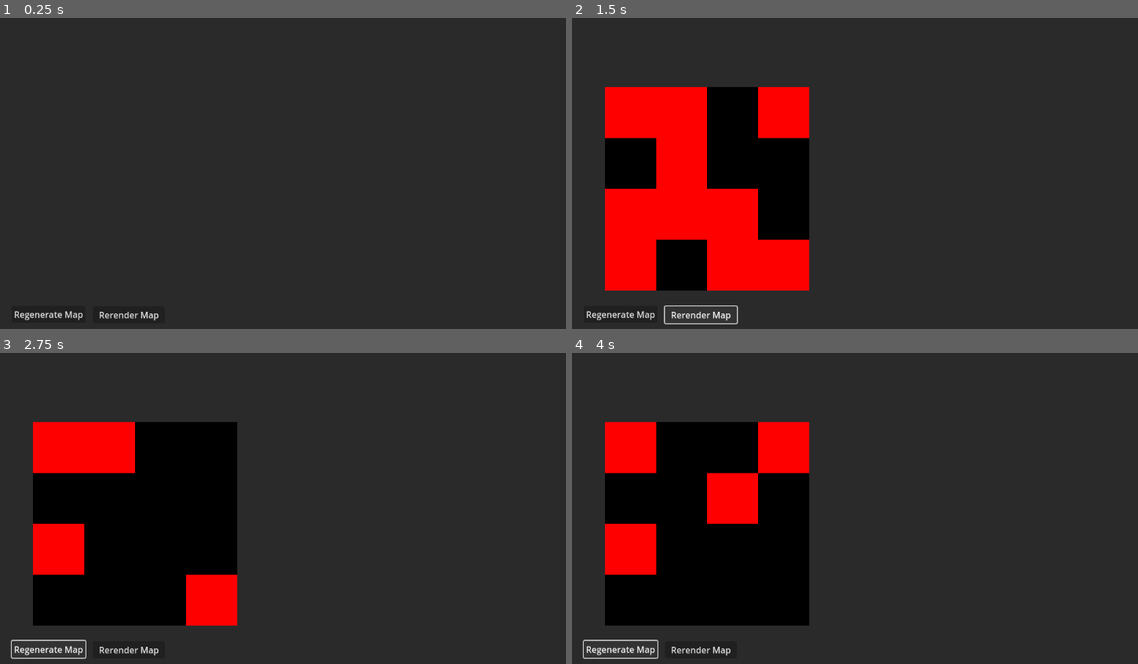
Above: before the commit, frames 1-4 (two rows, left to right).
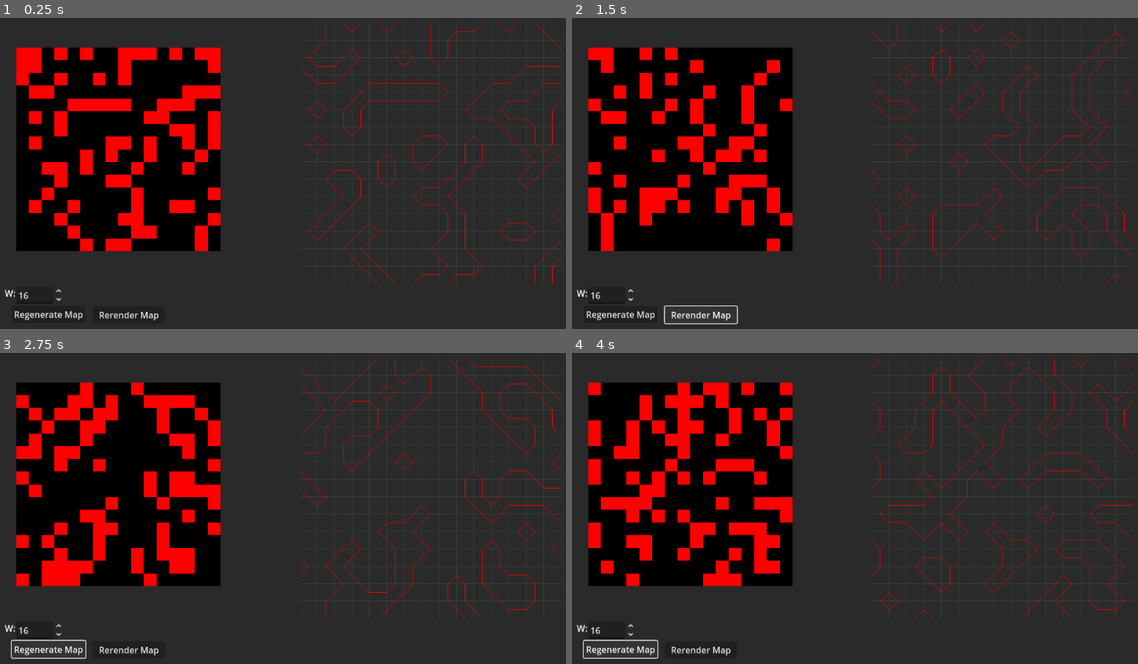
Above: after the commit, the same moments.

Repository: deparr/marching-squares
Game: Godot game, scene res://main.tscn
Same seed, same stepped clock (60 frames per second), same inputs: the game is played once before the commit and once after it.
Inputs:
- Up to frame 1 (0.25 s): no input
- Up to frame 2 (1.5 s): click "Regenerate Map" at 0.5 s; click "Rerender Map" at 1.25 s
- Up to frame 3 (2.75 s): click "Regenerate Map" at 2 s
- Up to frame 4 (4 s): click "Rerender Map" at 2.75 s; click "Regenerate Map" at 3.5 s

The runs differ from the first frame. In frame 1, 25% of the frame differs, in the area x 0-100%, y 1-91%; in frame 2, 23%; in frame 3, 21%; in frame 4, 22%.

Commit message:
feat: draw midpoint isolines and scale render

Diff:
--- a/main.tscn
+++ b/main.tscn
@@ -1,7 +1,8 @@
-[gd_scene load_steps=3 format=3 uid="uid://cfjjrgft2srax"]
+[gd_scene load_steps=4 format=3 uid="uid://cfjjrgft2srax"]
 
 [ext_resource type="Script" uid="uid://c1ihfcxf1jkgy" path="res://scripts/main.gd" id="1_0xm2m"]
 [ext_resource type="Script" uid="uid://cdua1s78ovukl" path="res://scripts/map_generator.gd" id="1_ig7tw"]
+[ext_resource type="Script" uid="uid://bmesr05ajx3yg" path="res://scripts/iso_line_renderer.gd" id="3_h2yge"]
 
 [node name="Main" type="Control"]
 layout_mode = 3
@@ -11,6 +12,7 @@
 grow_horizontal = 2
 grow_vertical = 2
 script = ExtResource("1_0xm2m")
+color = Color(1, 0, 0, 1)
 
 [node name="MapGenerator" type="Node" parent="."]
 script = ExtResource("1_ig7tw")
@@ -24,9 +26,9 @@
 grow_vertical = 2
 color = Color(0.16565639, 0.16565642, 0.16565639, 1)
 
-[node name="CanvasLayer" type="CanvasLayer" parent="."]
+[node name="Ui" type="CanvasLayer" parent="."]
 
-[node name="RegenerateMapButton" type="Button" parent="CanvasLayer"]
+[node name="RegenerateMapButton" type="Button" parent="Ui"]
 anchors_preset = -1
 offset_left = 42.0
 offset_top = 591.0
@@ -34,7 +36,7 @@
 offset_bottom = 622.0
 text = "Regenerate Map"
 
-[node name="RerenderMapButton" type="Button" parent="CanvasLayer"]
+[node name="RerenderMapButton" type="Button" parent="Ui"]
 anchors_preset = -1
 offset_left = 191.0
 offset_top = 592.0
@@ -42,23 +44,44 @@
 offset_bottom = 623.0
 text = "Rerender Map"
 
-[node name="MapTexture" type="TextureRect" parent="CanvasLayer"]
+[node name="MapTexture" type="TextureRect" parent="Ui"]
 unique_name_in_owner = true
 texture_filter = 1
 anchors_preset = -1
-offset_left = 81.0
-offset_top = 188.0
-offset_right = 456.0
-offset_bottom = 563.0
+offset_left = 50.0
+offset_top = 115.0
+offset_right = 425.0
+offset_bottom = 490.0
 
-[node name="GenTexture" type="TextureRect" parent="CanvasLayer"]
+[node name="GenTexture" type="TextureRect" parent="Ui"]
 unique_name_in_owner = true
 texture_filter = 1
 anchors_preset = -1
-offset_left = 727.0
-offset_top = 273.0
-offset_right = 767.0
-offset_bottom = 313.0
+offset_left = 571.0
+offset_top = 70.0
+offset_right = 1083.0
+offset_bottom = 582.0
+script = ExtResource("3_h2yge")
 
-[connection signal="pressed" from="CanvasLayer/RegenerateMapButton" to="." method="_regenerate_map"]
-[connection signal="pressed" from="CanvasLayer/RerenderMapButton" to="." method="_rerender"]
+[node name="Width" type="Label" parent="Ui"]
+anchors_preset = -1
+offset_left = 29.0
+offset_top = 556.0
+offset_right = 69.0
+offset_bottom = 579.0
+text = "W:"
+
+[node name="WidthInput" type="SpinBox" parent="Ui"]
+anchors_preset = -1
+offset_left = 50.0
+offset_top = 556.0
+offset_right = 136.5625
+offset_bottom = 587.0
+min_value = 2.0
+max_value = 256.0
+value = 2.0
+rounded = true
+
+[connection signal="pressed" from="Ui/RegenerateMapButton" to="." method="_regenerate_map"]
+[connection signal="pressed" from="Ui/RerenderMapButton" to="." method="_rerender"]
+[connection signal="value_changed" from="Ui/WidthInput" to="." method="_on_width_input_changed"]
--- /dev/null
+++ b/scripts/iso_line_renderer.gd
@@ -0,0 +1,94 @@
+extends TextureRect
+
+
+var map_scale := 32:
+	set(value):
+		map_scale = value
+		mid = value / 2
+var mid := map_scale / 2
+var isolines: PackedByteArray
+var grid: Vector2i
+var color: Color
+
+
+func draw_isolines(isolines_: PackedByteArray, grid_: Vector2i) -> void:
+	self.isolines = isolines_
+	self.grid = grid_
+	self.map_scale = int(self.size.x) / self.grid.x
+	self.queue_redraw()
+
+func _draw() -> void:
+	var start = Time.get_ticks_msec()
+	var points2 := PackedVector2Array()
+	for i in range(1, grid.x - 1):
+		points2.append(Vector2(i * map_scale, 0.0))
+		points2.append(Vector2(i * map_scale, (grid.y - 1) * map_scale))
+
+		points2.append(Vector2(0.0, i * map_scale))
+		points2.append(Vector2((grid.x - 1) * map_scale, i * map_scale))
+
+	if points2.size() > 0:
+		self.draw_multiline(points2, Color(0.24, 0.24, 0.24))
+
+	var points := PackedVector2Array()
+	for i in self.isolines.size():
+		var isoline := self.isolines[i]
+		var gridx := i % (grid.x - 1)
+		var gridy := i / (grid.y - 1)
+		var corner := Vector2(gridx * map_scale, gridy * map_scale)
+
+		match isoline:
+			1:
+				points.append(Vector2(corner.x, corner.y + mid))
+				points.append(Vector2(corner.x + mid, corner.y + map_scale))
+			2:
+				points.append(Vector2(corner.x + map_scale, corner.y + mid))
+				points.append(Vector2(corner.x + mid, corner.y + map_scale))
+			3:
+				points.append(Vector2(corner.x, corner.y + mid))
+				points.append(Vector2(corner.x + map_scale, corner.y + mid))
+			4:
+				points.append(Vector2(corner.x + mid, corner.y))
+				points.append(Vector2(corner.x + map_scale, corner.y + mid))
+			5:
+				points.append(Vector2(corner.x, corner.y + mid))
+				points.append(Vector2(corner.x + mid, corner.y))
+				points.append(Vector2(corner.x + mid, corner.y + map_scale))
+				points.append(Vector2(corner.x + map_scale, corner.y + mid))
+			6:
+				points.append(Vector2(corner.x + mid, corner.y))
+				points.append(Vector2(corner.x + mid, corner.y + map_scale))
+			7:
+				points.append(Vector2(corner.x, corner.y + mid))
+				points.append(Vector2(corner.x + mid, corner.y))
+			8:
+				points.append(Vector2(corner.x, corner.y + mid))
+				points.append(Vector2(corner.x + mid, corner.y))
+			9:
+				points.append(Vector2(corner.x + mid, corner.y))
+				points.append(Vector2(corner.x + mid, corner.y + map_scale))
+			10:
+				points.append(Vector2(corner.x + mid, corner.y))
+				points.append(Vector2(corner.x + map_scale, corner.y + mid))
+				points.append(Vector2(corner.x, corner.y + mid))
+				points.append(Vector2(corner.x + mid, corner.y + map_scale))
+			11:
+				points.append(Vector2(corner.x + mid, corner.y))
+				points.append(Vector2(corner.x + map_scale, corner.y + mid))
+			12:
+				points.append(Vector2(corner.x, corner.y + mid))
+				points.append(Vector2(corner.x + map_scale, corner.y + mid))
+			13:
+				points.append(Vector2(corner.x + mid, corner.y + map_scale))
+				points.append(Vector2(corner.x + map_scale, corner.y + mid))
+			14:
+				points.append(Vector2(corner.x, corner.y + mid))
+				points.append(Vector2(corner.x + mid, corner.y + map_scale))
+
+			0, 15:
+				pass
+
+	if points.size() > 0:
+		self.draw_multiline(points, color)
+
+	print("RENDER: %fs" % (float(Time.get_ticks_msec() - start) / 1000.))
--- a/scripts/main.gd
+++ b/scripts/main.gd
@@ -1,18 +1,28 @@
 extends Control
 
-const default_size := Vector2i(4, 4)
+@export var default_size := Vector2i(16, 16)
+@export var color := Color.RED
 
 var isolines: PackedByteArray
+var map_size := default_size.x
 
 @onready var map_gen: Node = $MapGenerator
 @onready var map_tex: TextureRect = %MapTexture
 @onready var gen_tex: TextureRect = %GenTexture
+@onready var width_input: SpinBox = $Ui/WidthInput
+
+
+func _ready() -> void:
+	gen_tex.color = self.color
+	width_input.value = default_size.x
+
 
 func _rerender() -> void:
-	pass
+	gen_tex.queue_redraw()
+
 
 func _regenerate_map() -> void:
-	map_gen.new_map(default_size.x, default_size.y)
+	map_gen.new_map(map_size, map_size)
 	var map_image := Image.create_from_data(
 		map_gen.width,
 		map_gen.height,
@@ -24,3 +34,10 @@
 	map_tex.texture = ImageTexture.create_from_image(map_image)
 
 	self.isolines = map_gen.compute_isolines()
+	gen_tex.draw_isolines(self.isolines, Vector2i(map_size, map_size))
+
+
+func _on_width_input_changed(value: float) -> void:
+	map_size = int(value)
+	gen_tex.map_scale = int(value)
+	_regenerate_map()
--- a/scripts/map_generator.gd
+++ b/scripts/map_generator.gd
@@ -22,13 +22,14 @@
 
 
 func compute_isolines() -> PackedByteArray:
-	assert(self.map.size() % 2 == 0, "isoline requires map.size() % 2")
+	var start := Time.get_ticks_msec()
 
 	var isolines := PackedByteArray()
 	var isoline_size := (self.height - 1) * (self.width - 1)
 	var err := isolines.resize(isoline_size)
 	if err != OK:
 		print("unable to create isoline array:", error_string(err))
+		return []
 
 	var i := 0
 	var iso_idx := 0
@@ -46,6 +47,7 @@
 
 		i += self.width
 
+	print("GENERATE: %f" % (float(Time.get_ticks_msec() - start) / 1000.0))
 	return isolines
 
 func smooth_map() -> void:
Not shown, added: scripts/iso_line_renderer.gd.uid
